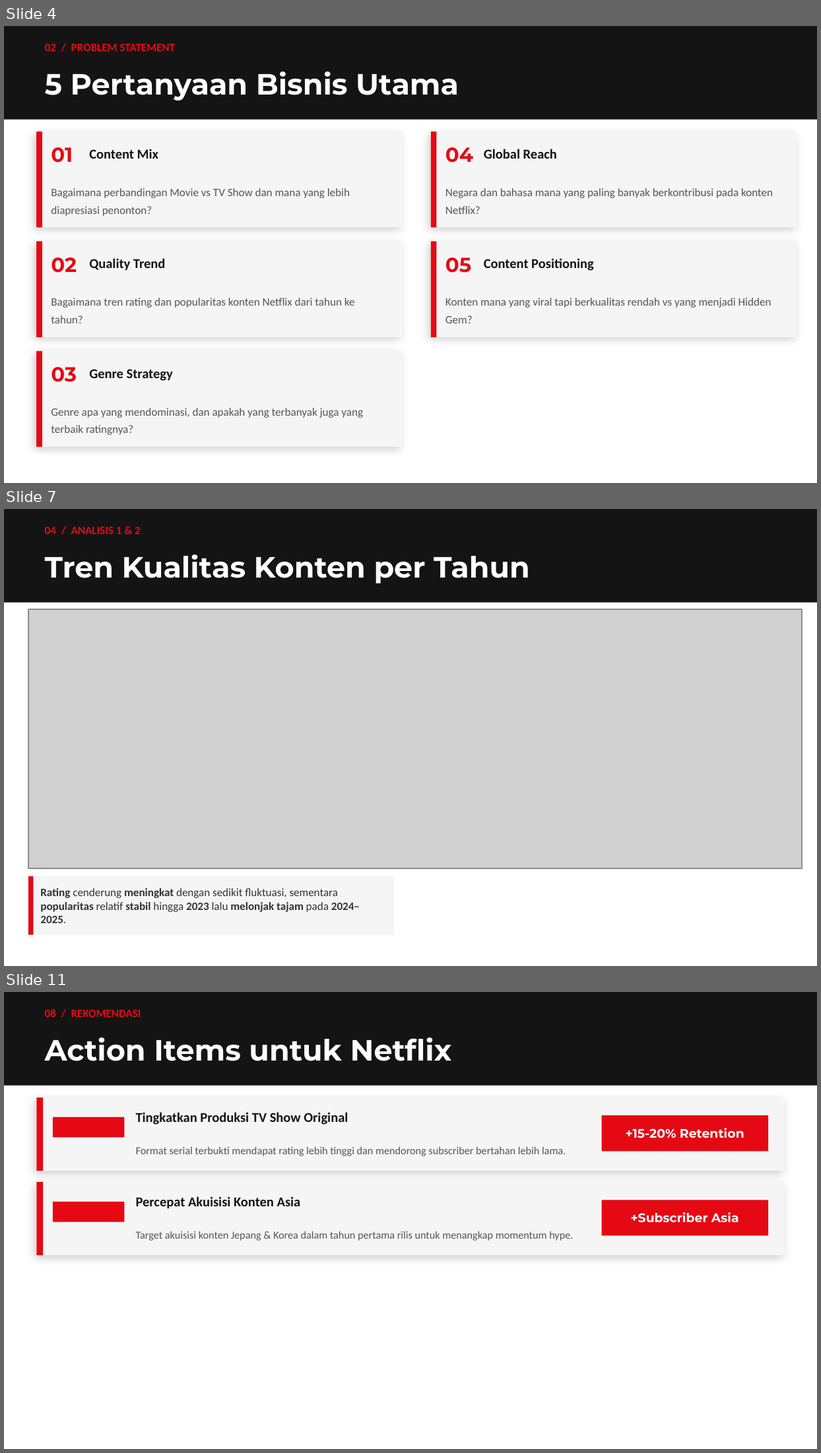
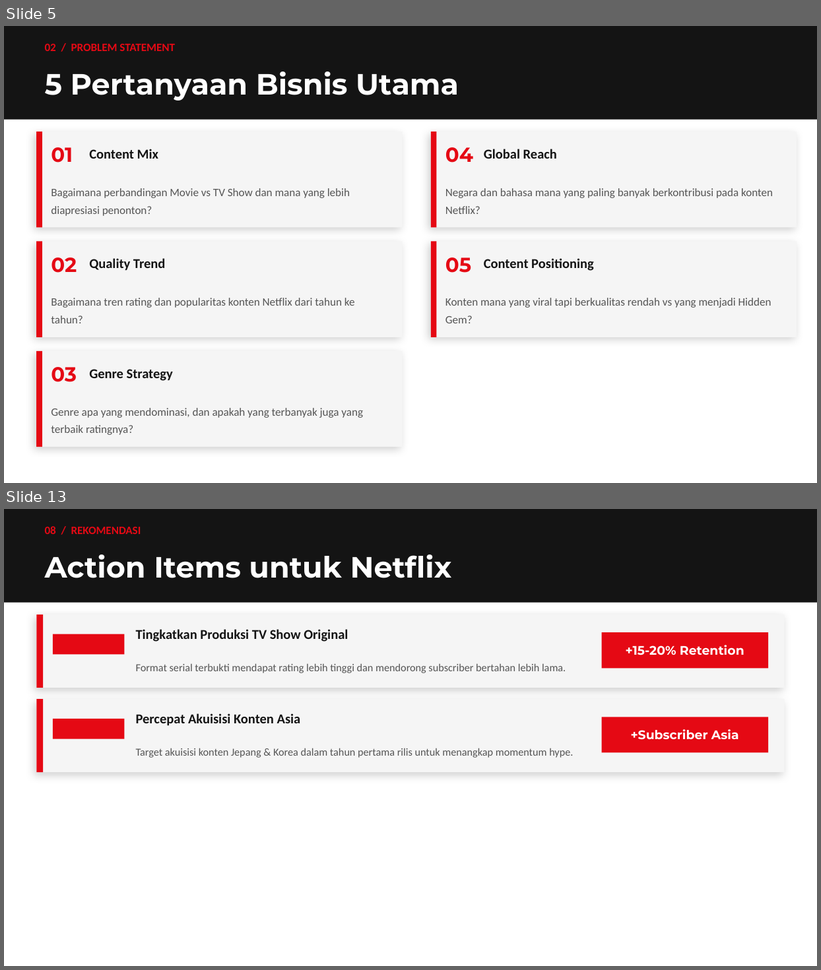
Before and after one commit to ahmadf9/netflix-content-strategy-analysis, a slide deck: Study Case - Ahmad Faizal- Netflix_Content_Strategy_Analysis.pptx. Shown one above the other, each under a label of ours: slides 4, 7 and 11 before the commit, slides 5 and 13 after it; the slides between them are not shown. The pictures are 821x1453 and 821x970 pixels, drawn with LibreOffice and Linux fonts; fonts in the diff are those of the drawing; grey boxes stand for pictures. Boxes give left, top, right and bottom in pixels: in the first picture for what was removed or moved away, otherwise in the second. Text is boxed around its words. In the diff, an @@ line names an element or a change of style, - is before the commit and + after.

```diff
--- a/Study Case - Ahmad Faizal- Netflix_Content_Strategy_Analysis.pptx
+++ b/Study Case - Ahmad Faizal- Netflix_Content_Strategy_Analysis.pptx
@@ slide 7 removed at (4,509,817,966), background #FFFFFF @@
@@ rectangle removed at (4,509,817,603) @@
@@ text removed at (45,527,141,534) @@
-04 / ANALISIS 1 & 2
@@ text removed at (45,555,530,584) @@
-Tren Kualitas Konten per Tahun
@@ picture removed at (28,609,802,869) @@
@@ rectangle removed at (28,877,394,935) @@
@@ rectangle removed at (28,877,33,935) @@
@@ text removed at (40,889,360,923) @@
-Rating cenderung meningkat dengan sedikit fluktuasi, sementara popularitas relatif stabil hingga 2023 lalu melonjak tajam pada 2024–2025.
@@ what was slide 4 is now slide 5 @@
@@ what was slide 11 is now slide 13 @@
```
Also in this commit, not shown: 4 slides changed, 5 slides added, 2 other slides removed, 5 other files.
